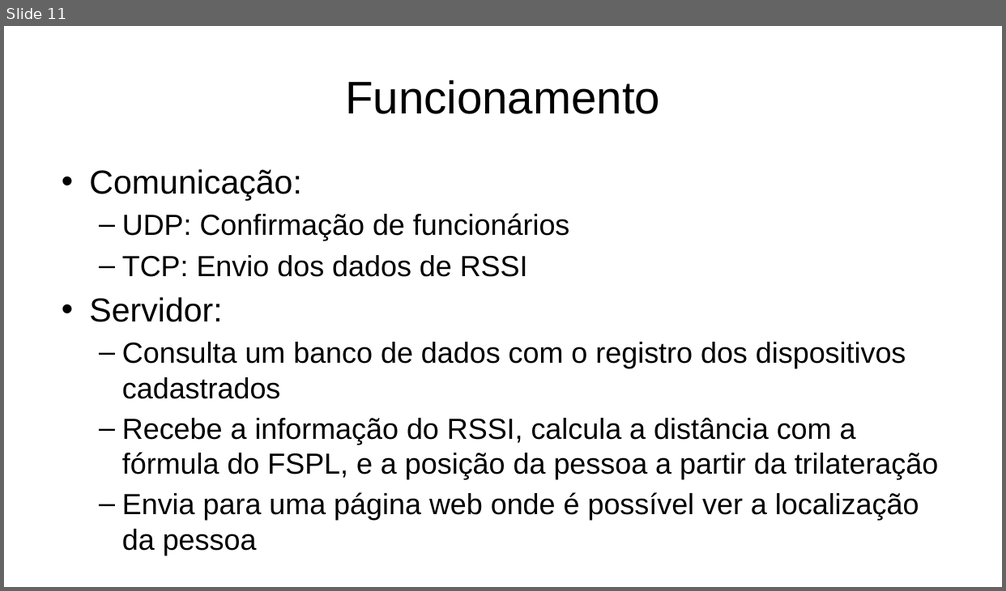
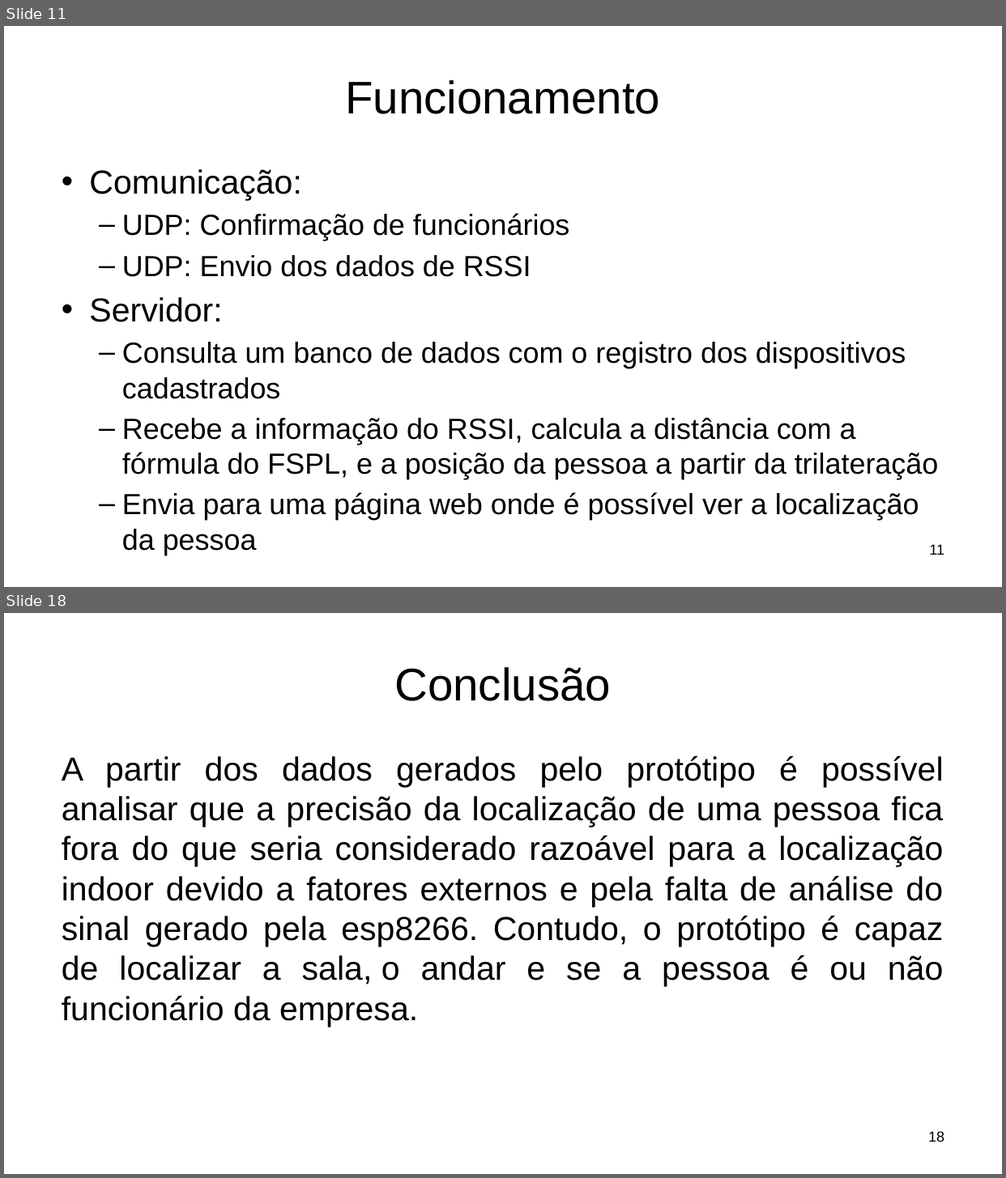
Before and after one commit to Guigajks/PI-VIII, a slide deck: Documentação/Apresentação Projeto PID.pptx. Shown one above the other, each under a label of ours: slide 11 before the commit, slides 11 and 18 after it; the slides between them are not shown. The pictures are 1006x591 and 1006x1178 pixels, drawn with LibreOffice and Linux fonts; fonts in the diff are those of the drawing; background and template pictures are left out. Boxes give left, top, right and bottom in pixels: in the first picture for what was removed or moved away, otherwise in the second. Text is boxed around its words. In the diff, an @@ line names an element or a change of style, - is before the commit and + after.

```diff
--- a/Documentação/Apresentação Projeto PID.pptx
+++ b/Documentação/Apresentação Projeto PID.pptx
@@ slide 18 added at <box>4,613,1002,1174</box>, background picture (left out) @@
@@ title added at <box>394,667,611,701</box>, 44 pt, text #000000 @@
+Conclusão
@@ text added at <box>62,756,944,1027</box>, 32 pt, text #000000 @@
+A partir dos dados gerados pelo protótipo é possível analisar que a precisão da localização de uma pessoa fica fora do que seria considerado razoável para a localização indoor devido a fatores externos e pela falta de análise do sinal gerado pela esp8266. Contudo, o protótipo é capaz de localizar a sala, o andar e se a pessoa é ou não funcionário da empresa.
@@ page number added at <box>928,1131,944,1142</box>, 14 pt, text #000000 @@
+18
@@ slide 11 changed as well @@
@@ text at <box>122,255,531,277</box>: text changed @@
-  – TCP: Envio dos dados de RSSI
+  – UDP: Envio dos dados de RSSI
@@ page number added at <box>929,544,944,555</box>, 14 pt, text #000000 @@
+11
```
Also in this commit, not shown: 11 other slides changed, 6 other slides added, 6 other files.
